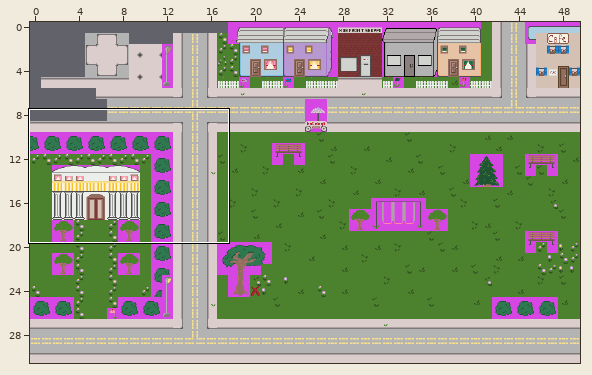
A Tiled map gets an edit: EverydaySuperzero/towne.tmx. Above: a wide view before the commit, with the close-up outlined.
Close-up. First the earlier version:
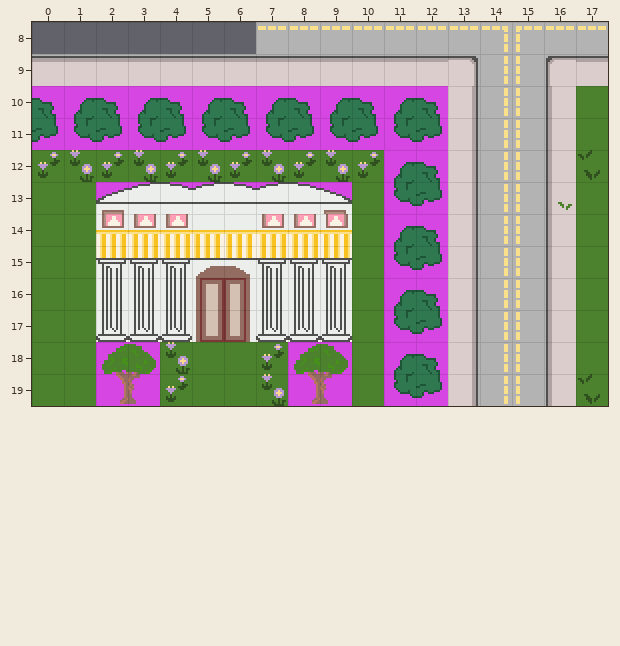
Cells are 16x16 px. Shown: x 0..17, y 8..19. The commit also changed other parts of the map, which this record leaves out. The old version is drawn lined up with the new one.
The same view after the edit:
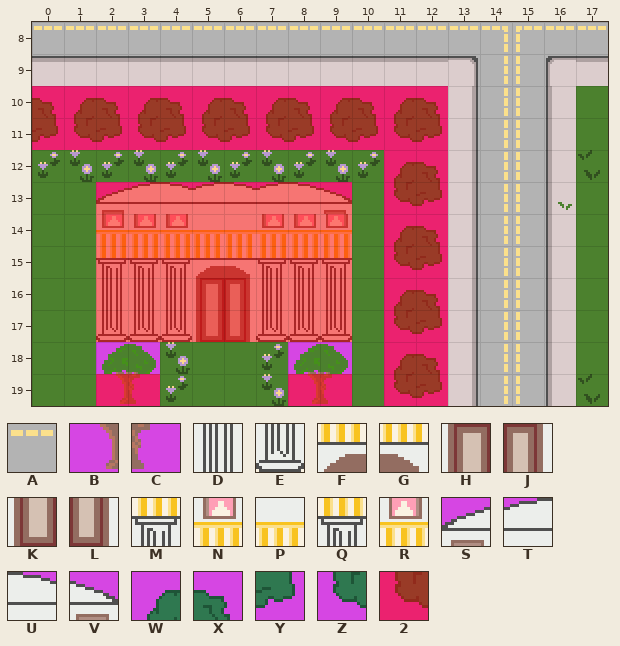
Key: from "Outdoors": A 17, B 48, C 49, D 181, E 182, F 183, G 184, H 185, J 186, K 187, L 188, M 189, N 190, P 191, Q 192, R 193, S 194, T 195, U 196, V 197, W 256, X 257, Y 258, Z 259; from "meta_tiles": 2 0.
_ is an empty cell.
Tiles of an added or newly shown layer are drawn over the layers below it.
See-through tiles are keyed as they look on the map.
The exact change:
map size 50x50 -> 50x31 cells (old content now starts at 0,-1; both pictures use the new coordinates)
Layer "Background":
y 8: x 0..6 _______ -> AAAAAAA
Layer "Under":
y 10: x 0..12 _____________ -> XWXWXWXWXWXWX
y 11: x 0..12 _____________ -> YZYZYZYZYZYZY
y 12: x 11..12 __ -> WX
y 13: x 2..9 ________ -> STUTUTUV; x 11..12 __ -> ZY
y 14: x 2..9 ________ -> NNNPPNNR; x 11..12 __ -> WX
y 15: x 2..9 ________ -> MMMFGMMQ; x 11..12 __ -> ZY
y 16: x 2..9 ________ -> DDDHJDDD; x 11..12 __ -> WX
y 17: x 2..9 ________ -> EEEKLEEE; x 11..12 __ -> ZY
y 18: x 11..12 __ -> WX
y 19: x 2..3 __ -> BC; x 8..9 __ -> BC; x 11..12 __ -> ZY
Layer "Collision" (removed):
y 10: x 0..12 XWXWXWXWXWXWX -> _____________
y 11: x 0..12 YZYZYZYZYZYZY -> _____________
y 12: x 11..12 WX -> __
y 13: x 2..9 STUTUTUV -> ________; x 11..12 ZY -> __
y 14: x 2..9 NNNPPNNR -> ________; x 11..12 WX -> __
y 15: x 2..9 MMMFGMMQ -> ________; x 11..12 ZY -> __
y 16: x 2..9 DDDHJDDD -> ________; x 11..12 WX -> __
y 17: x 2..9 EEEKLEEE -> ________; x 11..12 ZY -> __
y 18: x 11..12 WX -> __
y 19: x 2..3 BC -> __; x 8..9 BC -> __; x 11..12 ZY -> __
Layer "Meta" (added):
y 10..11: x 0..12 _____________ -> 2222222222222
y 12: x 11..12 __ -> 22
y 13..17: x 2..9 ________ -> 22222222; x 11..12 __ -> 22
y 18: x 11..12 __ -> 22
y 19: x 2..3 __ -> 22; x 8..9 __ -> 22; x 11..12 __ -> 22
